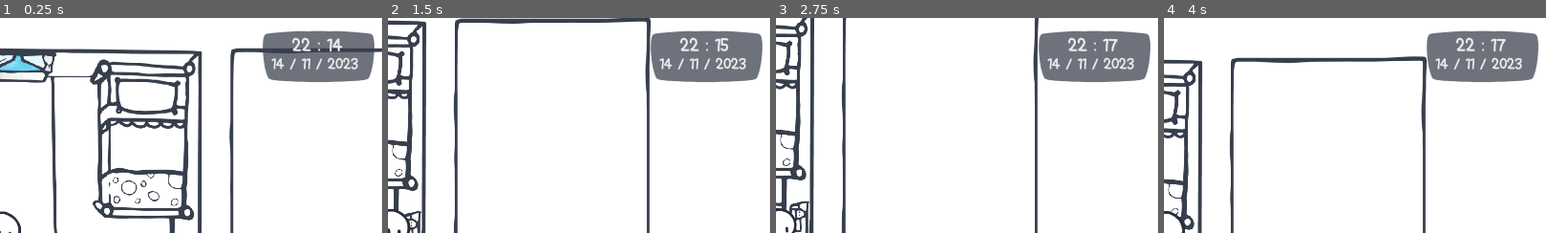
Above: before the commit, frames 1-4 (left to right).
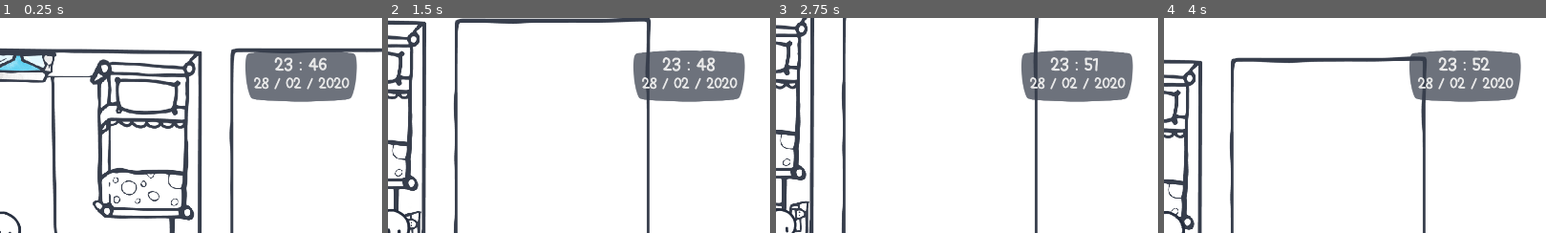
Above: after the commit, the same moments.

Repository: rmazzier/quarantine_sim
Game: Godot game, scene res://scenes/testScene.tscn
Same seed, same stepped clock (60 frames per second), same inputs: the game is played once before the commit and once after it.
Inputs:
- Up to frame 1 (0.25 s): no input
- Up to frame 2 (1.5 s): tap Enter (ui_accept) at 0.5, 0.77 s; hold D (move_right) 0.53-1.28 s; hold S (move_down) from 1.28 s (still down)
- Up to frame 3 (2.75 s): tap Enter (ui_accept) at 1.52 s; release S (move_down) at 2.03 s; hold D (move_right) from 2.03 s (still down)
- Up to frame 4 (4 s): release D (move_right) at 2.78 s; hold W (move_up) 2.78-3.53 s; tap Enter (ui_accept) at 3.02, 3.77 s; hold A (move_left) from 3.53 s (still down)
The pictures show only the part of the screen within x 50-100%, y 0-50%; the shares and areas given below are measured in that part.

The runs differ from the first frame. In frame 1, 6.8% of the frame differs, in the area x 64-98%, y 5-40%; in frame 2, 7.0%; in frame 3, 7.0%; in frame 4, 6.9%.

Commit message:
Reworked the clock class
Now the clock class is more versatile, still need to figure out how to
animate with tween the passing of time (the goal is to make a smooth
animation of the time passing with easing OUT)

Diff:
--- a/assets/dialogue/dialogues_data/bookshelf0.json
+++ b/assets/dialogue/dialogues_data/bookshelf0.json
@@ -11,13 +11,5 @@
 		"choices":{
 			"0":"Read a Book",
 			"1":"Nothing"}
-		},
-	"3" : {
-		"name":"Player",
-		"text": "What Book?",
-		"choices":{
-			"0":"Book 1",
-			"1":"Book 2"}
 		}
-
 }
--- a/assets/dialogue/dialogues_data/window0.json
+++ b/assets/dialogue/dialogues_data/window0.json
@@ -2,5 +2,12 @@
 	"0" : {"name":"Player", "text": "It's a beautiful day outside..."},
 	"1" : {"name":"Player", "text": "Birds are singing, flowers are blooming..."},
 	"2" : {"name":"Player", "text": "On days like these, kids like me..."},
-	"3" : {"name":"Player", "text": "... should stay at home."}
+	"3" : {"name":"Player", "text": "... should stay at home."},
+	"4" : {
+		"name":"Player",
+		"text": "What should I do?",
+		"choices":{
+			"0":"Look Outside?",
+			"1":"Nothing."}
+		}
 }
--- a/scenes/clock.tscn
+++ b/scenes/clock.tscn
@@ -58,6 +58,8 @@
 }
 
 [node name="tick" type="Timer" parent="."]
-wait_time = 0.1
+wait_time = 0.001
 autostart = true
+
+[node name="Tween" type="Tween" parent="."]
 [connection signal="timeout" from="tick" to="." method="_on_tick_timeout"]
--- a/scenes/testScene.tscn
+++ b/scenes/testScene.tscn
@@ -213,12 +213,12 @@
 
 [node name="CollisionShape2D7" type="CollisionShape2D" parent="room/walls"]
 position = Vector2( -521.748, 1085.07 )
-scale = Vector2( 0.384937, 1.27187 )
+scale = Vector2( 0.385903, 1.55418 )
 shape = SubResource( 4 )
 
 [node name="CollisionShape2D27" type="CollisionShape2D" parent="room/walls"]
 position = Vector2( 576.442, 1087.86 )
-scale = Vector2( 0.503385, 1.4865 )
+scale = Vector2( 0.5086, 1.70291 )
 shape = SubResource( 4 )
 
 [node name="CollisionShape2D8" type="CollisionShape2D" parent="room/walls"]
@@ -769,15 +769,15 @@
 [node name="dialogue_box" parent="CanvasLayer" instance=ExtResource( 5 )]
 visible = false
 
-[node name="clock" parent="CanvasLayer" instance=ExtResource( 21 )]
-margin_left = 1684.44
-margin_top = 48.7669
-margin_right = 1684.44
-margin_bottom = 48.7669
-tick = 0.8
-
 [node name="stats_wheel" parent="CanvasLayer" instance=ExtResource( 14 )]
 margin_left = 44.3013
 margin_top = 39.564
 margin_right = 84.3013
 margin_bottom = 79.564
+
+[node name="clock" parent="CanvasLayer" instance=ExtResource( 21 )]
+margin_left = 1640.44
+margin_top = 98.4266
+margin_right = 1640.44
+margin_bottom = 98.4266
+tick = 0.5
--- /dev/null
+++ b/scripts/DateTime.gd
@@ -0,0 +1,153 @@
+extends Node
+
+var _Minute
+var _Day
+var _Year
+
+var hr
+var mi
+var da
+var mo
+
+var days_per_month = {"0":0,
+	"1":31, "2":59, "3":90,"4":120,
+	"5":151, "6":181, "7":212, "8":243,
+	"9":273, "10":304, "11":334, "12":365}
+
+func hour_to_Minute(hour, minute):
+	return hour * 60 + minute
+	pass
+
+func date_to_Day(day, month):
+	return days_per_month[str(month-1)] + day
+	pass
+
+func _Day_to_date(day):
+	var day_out
+	var month_out
+	for i in range(12):
+		if day > days_per_month[str(i)] and day <= days_per_month[str(i+1)]:
+			month_out = i+1
+
+	day_out = day - days_per_month[str(month_out -1)]
+
+	return {"day":day_out, "month":month_out}
+
+func _Minute_to_hour(_mins):
+	return {"hour":_mins/60, "minute": _mins%60}
+	pass
+
+func update_datetime():
+	"""updates the 'public' variables (mi, hr, da, mo) according to the 'private ones'
+	which are 'Minute and _Day'. _Year is independent."""
+
+	hr = _Minute_to_hour(_Minute)["hour"]
+	mi = _Minute_to_hour(_Minute)["minute"]
+	mo = _Day_to_date(_Day)["month"]
+	da = _Day_to_date(_Day)["day"]
+	pass
+
+func add_minutes(amount):
+	if _Minute + amount < 1440:
+		_Minute += amount
+	else:
+		_Minute = (_Minute + amount)%1440
+		add_days(1)
+	update_datetime()
+	#print_datetime()
+
+func add_days(amount):
+	if _Day + amount <= 365:
+		_Day += amount
+	else:
+		_Day = (_Day + amount) % 365
+		_Year += 1
+
+func print_datetime():
+	print("Hour: %d:%d, D-M-Y: %d-%d-%d"%[hr, mi, da, mo, _Year])
+	print("_Minute: %d, _Day: %d"%[_Minute, _Day])
+	pass
+
+func equals(other_datetime):
+	if (other_datetime._Minute == self._Minute and other_datetime._Day == self._Day and other_datetime._Year == self._Year):
+		return true
+	else:
+		return false
+
+func set_datetime_implicit(_min, _day, _year):
+	""" Sets the datetime passing the private (implicit) values"""
+	_Minute = _min
+	_Day = _day
+	_Year = _year
+
+	update_datetime()
+	pass
+
+func set_datetime_explicit(hour, minute, day, month, year):
+	""" Sets the datetime passing the public (explicit) values """
+	assert(hour <= 23 and hour >= 0)
+	assert(minute <= 59 and minute >= 0)
+	assert(month <= 12 and month >= 1)
+	assert(day <= days_per_month[str(month)] - days_per_month[str(month-1)] and day >= 1)
+
+	# directly set the "public variables"
+	_Year = year
+	hr = hour
+	mi = minute
+	da = day
+	mo = month
+
+	#convert the "private" variables in terms of the "public" ones
+	_Minute = hour_to_Minute(hour, minute)
+	_Day = date_to_Day(day, month)
+
+	print_datetime()
+
+func distance_between(other_datetime):
+	""" Returns the distance in minutes between 2 datetimes"""
+	if self._Year == other_datetime._Year:
+		if self._Day == other_datetime._Day:
+			return abs(self._Minute - other_datetime._Minute)
+		else:
+			var max_datetime = self._max(other_datetime)
+			var min_datetime = self._min(other_datetime)
+			return (
+				1440-min_datetime._Minute +  #tempo rimasto per finire il giorno minore
+				max_datetime._Minute + # tempo attuale del giorno maggiore
+				(max_datetime._Day - min_datetime._Day - 1)*1440) # i minuti in tutti i giorni in mezzo
+	else:
+		var max_datetime = self._max(other_datetime)
+		var min_datetime = self._min(other_datetime)
+		return (
+				525600-min_datetime._Day*1440 +  #minuti per finire l'anno minore
+				max_datetime._Day*1440 + # tempo attuale del giorno maggiore
+				(max_datetime._Year - min_datetime._Year - 1)*525600) # i minuti in tutti gli anni in mezzo
+
+
+func _min(other_datetime):
+	""" Returns the smaller datetime between self and other_datetime
+		If they are equal, the function returns the instance on which the method
+		is called."""
+	if other_datetime._Year != self._Year:
+		return (self if (self._Year < other_datetime._Year) else other_datetime)
+	elif other_datetime._Day != self._Day:
+		return (self if (self._Day < other_datetime._Day) else other_datetime)
+	elif other_datetime._Minute != self._Minute:
+		return (self if (self._Minute < other_datetime._Minute) else other_datetime)
+	else:
+		return self
+	pass
+
+func _max(other_datetime):
+	""" Returns the bigger datetime between self and other_datetime
+		If they are equal, the function returns the instance on which the method
+		is called."""
+	if other_datetime._Year != self._Year:
+		return (self if (self._Year > other_datetime._Year) else other_datetime)
+	elif other_datetime._Day != self._Day:
+		return (self if (self._Day > other_datetime._Day) else other_datetime)
+	elif other_datetime._Minute != self._Minute:
+		return (self if (self._Minute > other_datetime._Minute) else other_datetime)
+	else:
+		return self
+	pass
--- a/scripts/clock.gd
+++ b/scripts/clock.gd
@@ -1,94 +1,39 @@
 extends Control
 
-var mins
-var hour
-
-var day
-var month
-var year
+var datetime_class = load("res://scripts/DateTime.gd")
+var datetime1
 
 onready var hour_text = $hour
 onready var date_text = $date
 onready var tick_timer = $tick
+onready var tween = $Tween
 
 export var tick = 0.2
 
 func _ready():
+	datetime1 = datetime_class.new()
+	datetime1.set_datetime_explicit(23, 45, 28, 2, 2020)
 	tick_timer.wait_time = tick
-	year = OS.get_datetime()["year"]
-	month = OS.get_datetime()["month"]
-	day = OS.get_datetime()["day"]
+	update_datetime_hud()
 
-	hour = OS.get_datetime()["hour"]
-	mins = OS.get_datetime()["minute"]
-
-	update_datetime()
-	pass # Replace with function body.
-
-func update_datetime():
-	var hour_str = "0" + str(hour)
+func update_datetime_hud():
+	var hour_str = "0" + str(datetime1.hr)
 	hour_str = hour_str[-2] + hour_str[-1]
-	var mins_str = "0" + str(mins)
+	var mins_str = "0" + str(datetime1.mi)
 	mins_str = mins_str[-2] + mins_str[-1]
 	hour_text.bbcode_text = "%s : %s" % [hour_str, mins_str]
-	var day_str = "0" + str(day)
+	var day_str = "0" + str(datetime1.da)
 	day_str = day_str[-2] + day_str[-1]
-	var month_str = "0" + str(month)
+	var month_str = "0" + str(datetime1.mo)
 	month_str = month_str[-2] + month_str[-1]
-	date_text.bbcode_text = "%s / %s / %d" % [day_str, month_str, year]
-
-func add_minute(amount):
-	if mins + amount < 60:
-		mins += amount
-	else:
-		mins = (mins+amount)%60
-		add_hour(1)
-	pass
-
-func add_hour(amount):
-	if hour + amount < 24:
-		hour += amount
-	else:
-		hour = (hour+amount) % 24
-		add_day()
-	pass
-
-func add_day():
-	# 30 giorni : 4, 6, 9, 11
-	if month in [4, 6, 9, 11]:
-		if day + 1 <= 30:
-			day += 1
-		else:
-			day = 1
-			add_month()
-	elif month == 2:
-		if day +1 <= 28:
-			day +=1
-		else:
-			day = 1
-			add_month()
-	else:
-		if day +1 <= 31:
-			day += 1
-		else:
-			day = 1
-			add_month()
-	pass
-
-func add_month():
-	if month +1 < 12:
-		month += 1
-	else:
-		month = 1
-		add_year()
-	pass
-
-func add_year():
-	year += 1
-	pass
+	date_text.bbcode_text = "%s / %s / %d" % [day_str, month_str, datetime1._Year]
 
 func _on_tick_timeout():
 	if Global.time_stop == false:
-		add_minute(1)
-		update_datetime()
-	pass # Replace with function body.
+		datetime1.add_minutes(1)
+		update_datetime_hud()
+
+func add_minutes_smooth(amount):
+	var target_datetime = datetime1.add_minutes(amount)
+	tick_timer.wait_time = 0.03
+	pass
--- a/scripts/global.gd
+++ b/scripts/global.gd
@@ -7,6 +7,7 @@
 var time_stop = false
 var activities_dict
 onready var hud = get_tree().get_root().get_node("Scene").find_node("stats_wheel")
+onready var clock = get_tree().get_root().get_node("Scene").find_node("clock")
 signal dialog_finished
 
 var activities_path = "res://assets/dialogue/dialogues_data/activities.json"
@@ -38,21 +39,21 @@
 		productivity += value
 	else:
 		productivity = 100
-	hud.update_wheel()
+	hud.update_wheel(hud.anim_duration)
 
 func add_sanity(value):
 	if sanity + value <= 100:
 		sanity += value
 	else:
 		sanity = 100
-	hud.update_wheel()
+	hud.update_wheel(hud.anim_duration)
 
 func add_energy(value):
 	if energy + value <= 100:
 		energy += value
 	else:
 		energy = 100
-	hud.update_wheel()
+	hud.update_wheel(hud.anim_duration)
 
 func perform_activity(activity_name):
 	#takes activity_name as input and modifies the stats according to activities_dict
--- a/scripts/hud.gd
+++ b/scripts/hud.gd
@@ -28,7 +28,7 @@
 
 export var anim_duration = 0.5
 
-func update_wheel():
+func update_wheel(anim_duration):
 	if productivity_bar.value != Global.productivity:
 		tween.interpolate_property(
 			productivity_bar, "value",
